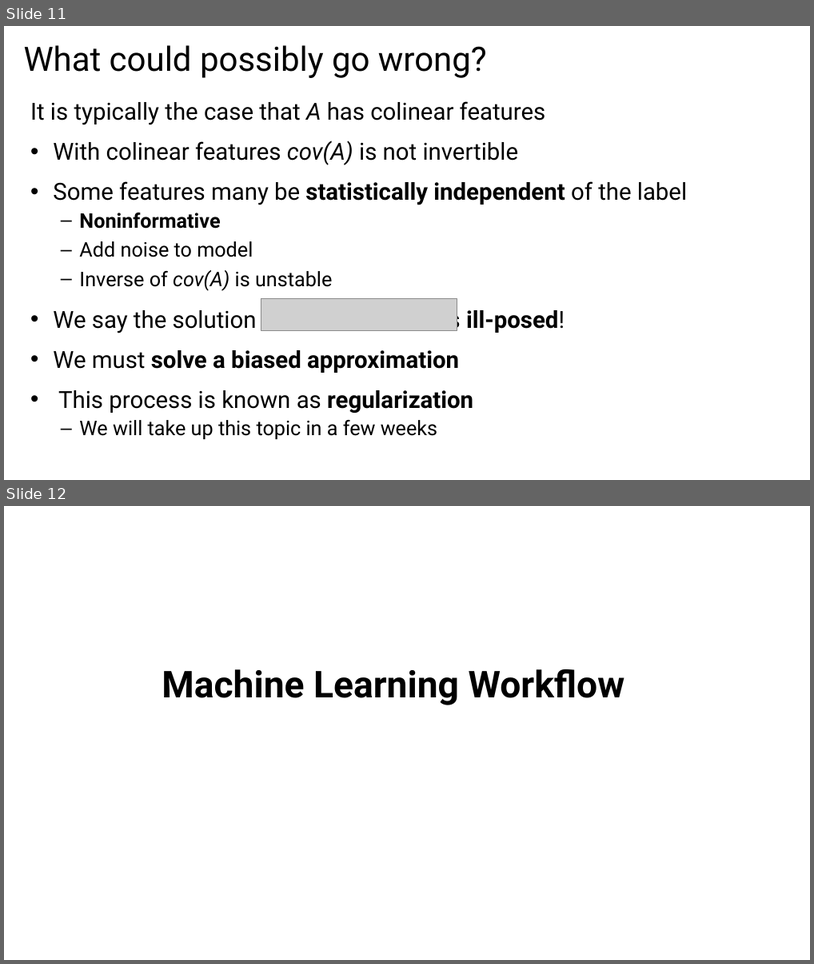
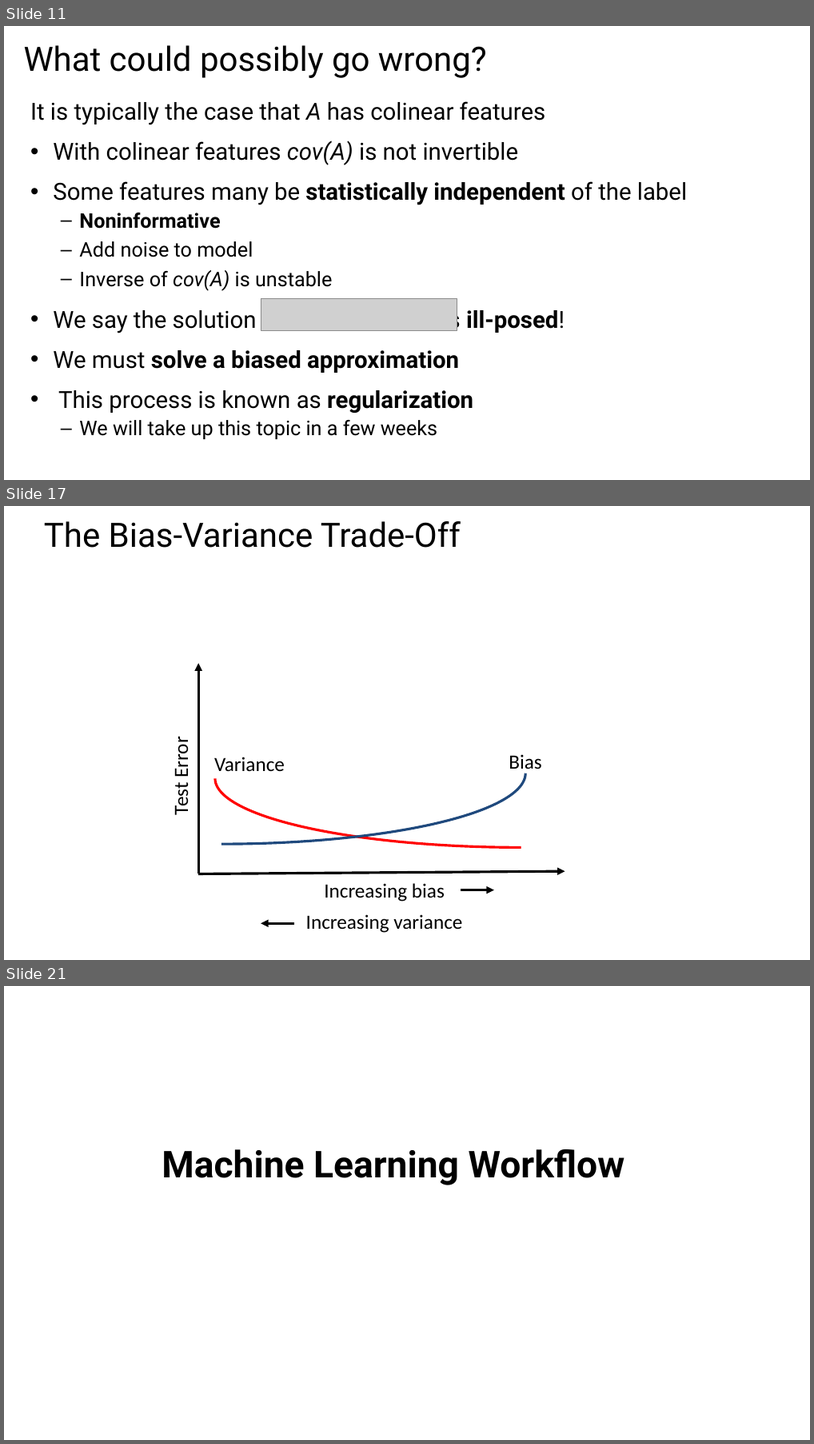
Before and after one commit to StephenElston/CSCI-E25, a slide deck: Slides/4_MachineLearningForCV.pptx. Shown one above the other, each under a label of ours: slides 11 and 12 before the commit, slides 11, 17 and 21 after it; the slides between them are not shown. The pictures are 814x964 and 814x1444 pixels, drawn with LibreOffice and Linux fonts; fonts in the diff are those of the drawing; grey boxes stand for pictures. Boxes give left, top, right and bottom in pixels: in the first picture for what was removed or moved away, otherwise in the second. Text is boxed around its words. In the diff, an @@ line names an element or a change of style, - is before the commit and + after.

```diff
--- a/Slides/4_MachineLearningForCV.pptx
+++ b/Slides/4_MachineLearningForCV.pptx
@@ slide 17 added at box(4, 506, 810, 960), background #FFFFFF @@
@@ title added at box(44, 521, 461, 548), 40 pt, text #000000 @@
+The Bias-Variance Trade-Off
@@ arrow added from (198, 874) to (198, 664), #000000 3 pt @@
@@ arc (boxed as its full ellipse) added at box(4, 703, 526, 844), outline #1F497D 3 pt @@
@@ arc (boxed as its full ellipse) added at box(215, 710, 810, 848), outline #FF0000 3 pt @@
@@ text added at box(169, 740, 194, 814), 24 pt, text #000000 @@
+Test Error
@@ text added at box(214, 756, 285, 771), 24 pt, text #000000 @@
+Variance
@@ text added at box(509, 754, 542, 774), 24 pt, text #000000 @@
+Bias
@@ arrow added from (198, 874) to (566, 871), #000000 3 pt @@
@@ text added at box(324, 883, 445, 901), 24 pt, text #000000 @@
+Increasing bias
@@ arrow added from (461, 889) to (494, 889), #000000 3 pt @@
@@ arrow added from (294, 923) to (261, 923), #000000 3 pt @@
@@ text added at box(306, 914, 462, 932), 24 pt, text #000000 @@
+Increasing variance
@@ what was slide 12 is now slide 21 @@
```
Also in this commit, not shown: 3 slides changed, 10 other slides added.
